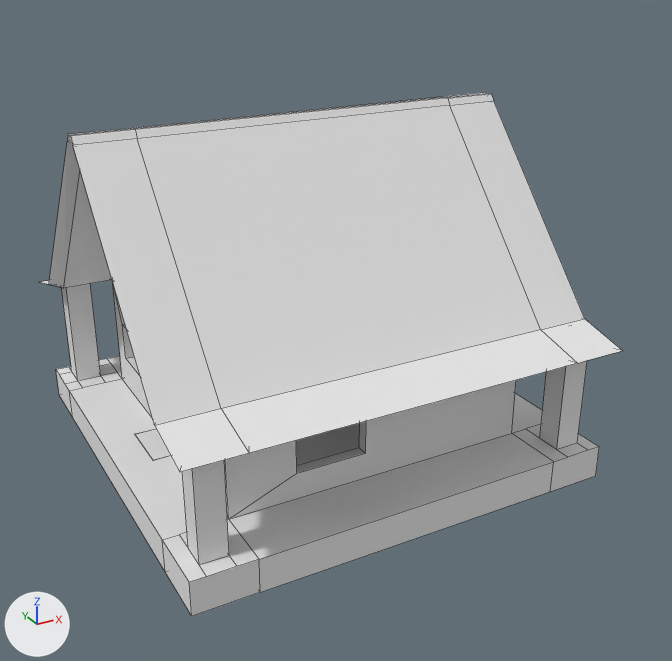
Before and after pictures for a commit that changed the Blender file AssetsSources/House9.blend.
The view is the same before and after, from a camera (50 mm lens) standing at (-5.8, -11.52, 7.42) and looking at (0.12, -0.75, 2.04). Every picture has the same lights, and +X, +Y and +Z are marked at lower left. Mesh edges are drawn as thin lines.
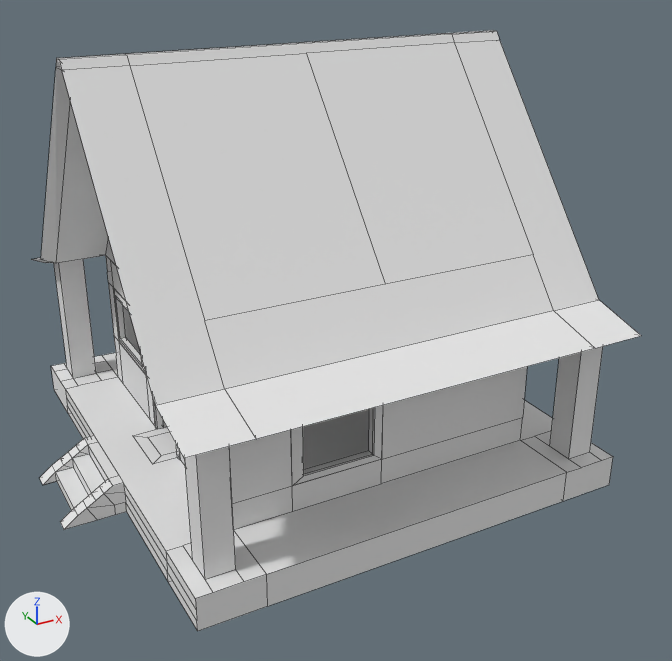
Pixel boxes (x1, y1, x2, y2) of what changed, in the pictures (672 x 661 px; the box of a moved part takes in the faces that stretch with it):
'Cube.001', reshaped, moved, rescaled (13% taller)
    before: (41, 93, 622, 472)
    after: (31, 30, 641, 458)
'Cube', reshaped, moved, rescaled (12% taller)
    before: (56, 281, 599, 616)
    after: (40, 256, 613, 631)
part 1 of me_cube_001, moved or reshaped
    before: (73, 98, 585, 425)
    after: (62, 34, 599, 406)

Diff of the bpy script that builds the scene:
```diff
--- a/AssetsSources/House9.blend.py
+++ b/AssetsSources/House9.blend.py
@@ me_cube_001 @@
 me_cube_001.from_pydata(...)  # 64 vertices, 62 faces; spans x -5.01..5.04, y -5.23..5.23, z 0.0..4.75
 # used by ob_cube_001; location = (-0.01, 0.0, 2.04); scale = (0.631, 0.631, 0.631)
 # verts and faces of me_cube_001; kept vertices keep their numbers, new ones are numbered from 64
 # before: 1 (3.77, -4.01, 0.34) at pixel (540, 329), 2 (-3.74, -4.01, 0.34) at pixel (221, 408), 5 (3.77, -0.12, 4.75) at pixel (447, 98), 6 (-3.74, -0.12, 4.75) at pixel (135, 129), 8 (3.6, 3.56, 0.34)
 # before: 12 (3.6, -3.58, 0.34), 17 (3.77, -0.23, 4.6) at pixel (449, 105), 18 (-3.74, -0.23, 4.6) at pixel (137, 138), 21 (3.6, 0.09, 4.48), 23 (3.6, -0.12, 4.48)
 # before: 33 (5.04, -4.01, 0.34) at pixel (584, 318), 34 (-5.01, -4.01, 0.34) at pixel (154, 425), 49 (5.04, -0.23, 4.6) at pixel (493, 100), 50 (-5.01, -0.23, 4.6) at pixel (72, 145)
+# me_cube_001 part 1
+delete_faces([(5, 6, 18, 17), (2, 18, 50, 34), (1, 17, 18, 2), (1, 33, 49, 17)])
+verts[8] = (3.61, 3.51, 0.34)  # moved
+verts[12] = (3.61, -3.63, 0.34)  # moved
+verts[21] = (3.61, 0.04, 4.47)  # moved
+verts[23] = (3.61, -0.17, 4.47)  # moved
+verts[64] = (3.77, -3.26, 1.19)  # pixel (533, 254)
+verts[65] = (0.02, -0.23, 4.6)  # pixel (306, 53)
+verts[66] = (0.05, -3.26, 1.19)  # pixel (385, 284)
+verts[67] = (-3.74, -3.26, 1.19)  # pixel (204, 320)
+faces += [(5, 6, 18, 65, 17), (2, 67, 18, 50, 34), (1, 33, 49, 17, 64), (17, 65, 66, 64), (1, 64, 66, 67, 2), (18, 67, 66, 65)]
 me_cube_001.materials.append(mat_material)
@@ me_cube @@
 # used by ob_cube; location = (0.0, 0.0, 0.26); scale = (0.631, 0.631, 0.631)
-me_cube.from_pydata(...)  # 162 vertices, 120 faces; spans x -4.94..4.94, y -5.01..5.01, z -0.39..3.16
+me_cube.from_pydata(...)  # 421 vertices, 354 faces; spans x -6.28..4.94, y -5.01..5.01, z -0.29..3.16
+# me_cube part 2: 132 vertices removed from x -4.94..4.94, y -5.01..5.01, z -0.39..3.16; 391 vertices added at x -6.28..4.94, y -5.01..5.01, z -0.29..3.16
 me_cube.materials.append(mat_material)
@@ ob_cube_001 @@
 ob_cube_001 = bpy.data.objects.new('Cube.001', me_cube_001)
-ob_cube_001.location = (-0.01, 0.0, 2.04)
-ob_cube_001.scale = (0.631, 0.631, 0.631)
+ob_cube_001.location = (-0.02, 0.0, 2.36)
+ob_cube_001.scale = (0.636, 0.682, 0.756)
@@ ob_cube @@
 ob_cube = bpy.data.objects.new('Cube', me_cube)
-ob_cube.location = (0.0, 0.0, 0.26)
-ob_cube.scale = (0.631, 0.631, 0.631)
+ob_cube.location = (0.0, 0.0, 0.22)
+ob_cube.scale = (0.636, 0.682, 0.756)
```
